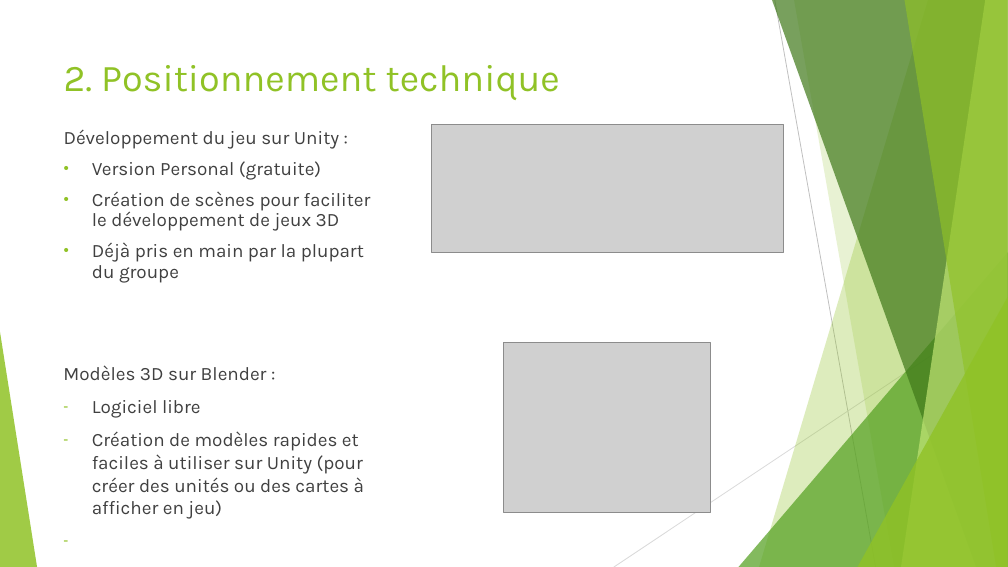
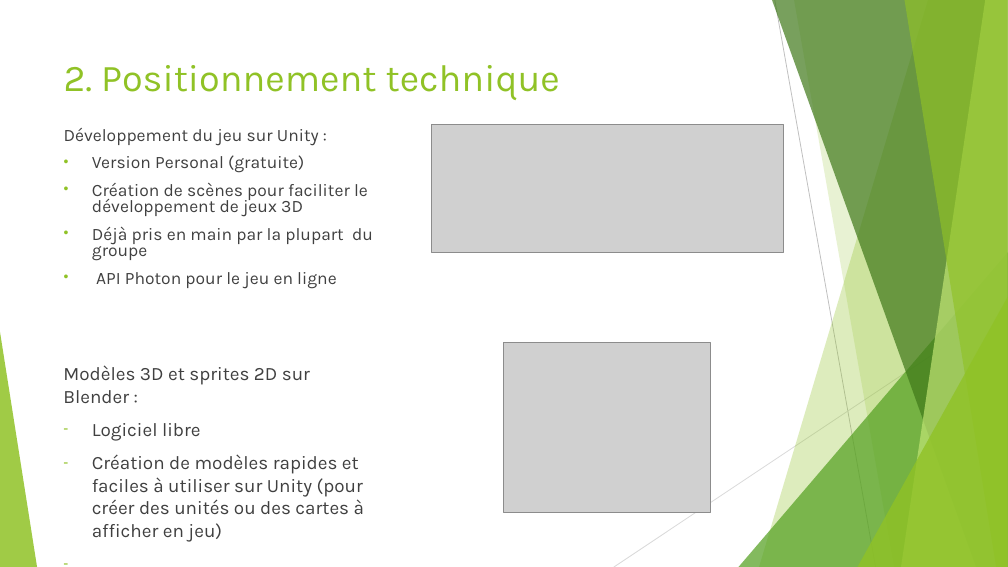
Before and after one commit to PNS-PS7and8/pns-innov1920-pns-innov1920-n, a slide deck: slide 4 of EtatDeLArt.odp. Drawn at 1008x567 pixels with LibreOffice and Linux fonts; fonts in the diff are those of the drawing; grey boxes stand for pictures. Boxes give left, top, right and bottom in pixels: in the first picture for what was removed or moved away, otherwise in the second. Text is boxed around its words. In the diff, an @@ line names an element or a change of style, - is before the commit and + after.

```diff
--- a/EtatDeLArt.odp
+++ b/EtatDeLArt.odp
@@ text at [64,128,373,261]: size 18 to 16.6 pt in "Développement du jeu sur Unity :", "Version Personal (gratuite)", "Création de scènes pour faciliter le développement ...", "Déjà pris en main par la plupart ..."; line spacing 0.9 to 0.8 @@
@@ text at [96,272,337,289]: paragraph added @@
+• API Photon pour le jeu en ligne
@@ text at [63,365,310,403]: text changed @@
-Modèles 3D sur Blender :
+Modèles 3D et sprites 2D sur Blender :
```
Also in this commit, not shown: 4 other slides changed, 10 other files.
